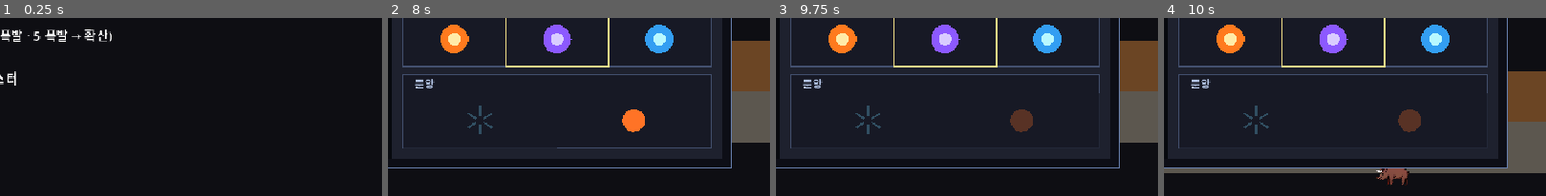
Above: before the commit, frames 1-4 (left to right).
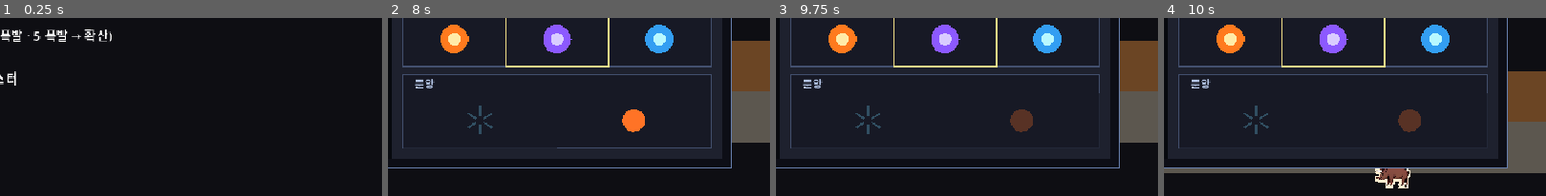
Above: after the commit, the same moments.

Repository: djgnfj-svg/tockbon
Game: Godot game, scene res://src/stage/stage.tscn
The game is run twice, just before and just after one commit, with the same random seed, the same clock (stepped at 60 frames per second) and the same inputs.
Inputs (mouse positions are % of the whole screen's width and height, from its top left):
- Up to frame 1 (0.25 s): no input
- Up to frame 2 (8 s): tap Enter at 0.5, 2, 3.5 s; move the mouse to (72, 53) at 0.52 s; hold D (move_right) 0.53-1.25 s; hold Tab (toggle_assembly) 0.53-1.25 s; click (72, 53) at 0.67 s; tap Space (jump) at 0.77, 1.25, 2.75, 3.77, 5, 6.77 s; drag from (50, 43) to (45, 83) at 1.27 s; move the mouse to (60, 33) at 2.02 s; hold D (move_right) 2.03-2.75 s; hold Ctrl 2.03-2.75 s; drag from (45, 83) to (20, 41) at 2.77 s; move the mouse to (80, 77) at 3.52 s; hold A (move_left) 3.53-4.25 s; tap Alt at 3.6 s; drag from (20, 41) to (35, 29) at 4.27 s; move the mouse to (55, 59) at 5.02 s; hold A (move_left) 5.03-5.75 s; tap Keypad Enter at 5.1 s; click (55, 59) at 5.17 s; drag from (35, 29) to (30, 65) at 5.77 s; move the mouse to (72, 53) at 6.52 s; hold D (move_right) 6.53-7.25 s; tap 2 at 6.6 s; drag from (30, 65) to (45, 83) at 7.27 s
- Up to frame 3 (9.75 s): move the mouse to (60, 33) at 8.02 s; hold A (move_left) 8.03-8.75 s; tap 4 at 8.1 s; drag from (45, 83) to (20, 41) at 8.77 s; move the mouse to (80, 77) at 9.52 s; hold D (move_right) from 9.53 s (still down); tap M at 9.6 s; click (80, 77) at 9.67 s
- Up to frame 4 (10 s): keep holding D (move_right); tap Space (jump) at 9.77 s
The pictures show only the part of the screen within x 50-100%, y 42-92%; the shares and areas given below are measured in that part.

Frames 1-3 are identical in both runs. In frame 4, 0.3% of the frame differs, in the area x 55-65%, y 84-96%.

Commit message:
view: 외곽선을 두르고, 쓰러진 것을 화면에 말하고, 두 물 색을 벌린다
사용자가 화면 판정에서 나온 셋을 정했다.

**① 외곽선** — 돼지를 검은 하늘에 세우면 **다리와 아랫배가 녹았다**(뒷다리 아래는 거의 사라졌다).
🔴 **번쩍 셰이더를 재사용한다** — 둘 다 「실루엣을 단색으로」라 같은 일이다.
파일 이름을 `monster_flash` → `monster_silhouette` 로 바꿨다.
⚠ **밝은 색이다. 픽셀아트 관례(어두운 외곽선)와 반대이고 알고 뒤집었다** —
지금 문제가 「어두운 픽셀이 검은 배경에 붙는다」라 어두운 테두리는 아무것도 안 고친다.
🔴 **`modulate` 곱셈으로는 원리적으로 못 한다**(곱하면 어두워질 뿐 밝아지지 않는다) —
그래서 셰이더가 필요했고, 사용자가 그 축을 골랐다.

**② 쓰러짐 표시** — HUD 에 이미 같은 뜻의 줄이 있는데도 **검증자가 세 번 발이 묶였다.**
🔴 이유 둘: 연출을 보려면 HUD 를 꺼야 하고(디버그 글자가 몬스터를 덮는다), **시선이 캐릭터에 있다.**
⇒ 글자를 캐릭터 머리 위로 옮겼다. ⚠ 지팡이가 사라지는 것도 신호이지만
**「없어진 것」은 못 알아챈다** — 발사가 통째로 버려지는데 화면 변화가 없으면 입력 문제로 읽는다.

**③ 물 색** — 두 색의 명도 차를 **양쪽에서** 벌렸다(깊음 `0x2C5F8A` → `0x1B3E5E`,
얕음 `0.42,0.68,0.85` → `0.62,0.86,1.0`).
⚠ 취향이 아니다 — **`WATER_WET` 이 색과 방화를 둘 다 정하므로** 두 색이 가까우면
「왜 이 물은 불을 못 끄나」가 화면에서 안 읽힌다. 실제로 「물속에서 불이 탄다」로 보였다.

🔴🔴 **그 과정에서 그물의 약한 자리를 하나 잡았다: 자식 인덱스로 레이어를 찾고 있었다.**
외곽선 레이어를 앞에 넣자 **조용히 엉뚱한 노드를 재기 시작했다** — 순서는 그리기 계약이지
이름표가 아니다. ⇒ 레이어에 이름을 주고 그물이 이름으로 찾는다.
그리고 `show_behind_parent`(꺼지면 외곽선이 실루엣을 통째로 덮는다)를 값으로 못 박았다 — 뒤집어 확인했다.

⚠ 붓 아틀라스 png 도 물 색을 들고 있어 `build_terrain_atlas.gd` 로 다시 구웠다.
**`net_tables` 가 그 갈라짐을 잡았다** — 그 검사가 정확히 일했다.

그물 2,437개. 🔴 **셋 다 아직 화면에서 안 봤다.**

Co-Authored-By: Claude Opus 5 (1M context) <noreply@anthropic.com>

Diff:
--- a/src/sim/cell_materials.gd
+++ b/src/sim/cell_materials.gd
@@ -70,10 +70,17 @@
 	# 🔴🔴 **두 값이 규칙을 파생시킨다. 따로 막는 코드를 쓰지 마라.**
 	#  · `BEHAVIOR_NONE` ⇒ `is_solid()` 가 거짓 ⇒ **캐릭터도 탄도 물을 통과한다**
 	#  · `fuel: 0`       ⇒ 「물엔 불이 안 붙는다」. `_ignite_cell` 이 연료 0에서 이미 멈춘다
-	# ⚠ 색은 **아직 아무도 안 봤다** — 배경 0x0E0E13 · 돌 0x5C574F · 나무 0x6B4524 와 색축이
-	#  안 겹치는 중간 파랑으로 자리만 채웠다. 🔴 판정 6에서 사용자가 고칠 값이고,
-	#  고쳤으면 기획 문서(`water-and-chunk-sleep.md` 「정한 것」)의 표도 같이 고쳐라.
-	WATER: {"name": &"물", "behavior": BEHAVIOR_NONE, "fuel": 0, "rgb": 0x2C5F8A},
+	# 🔴🔴 **0x2C5F8A → 0x1B3E5E (2026-08-08, 사용자가 정했다). 어둡게 내렸다.**
+	#  ⚠ **취향이 아니라 규칙을 읽히게 하려는 것이다** — `sim_tuning.WATER_WET` 이
+	#   **색과 방화를 둘 다 정하므로** 얕은 물은 불을 못 끈다. 두 색이 가까우면
+	#   **「왜 이 물은 불을 못 끄나」가 화면에서 안 읽힌다.**
+	#  🔴 실제로 그 증상이 났다: verify-look 이 「깊은 쪽이 **꽤 밝고 채도가 높아** 4px 두께에서는
+	#   같은 파랑의 음영 차이로 읽힌다」고 봤고, 파란 선 아래로 불이 달리는 것이
+	#   **「물속에서 불이 탄다」**로 보였다(`water-and-chunk-sleep` 「결과 (6)」).
+	#  ⇒ **얕은 쪽(`fx_tuning.WATER_SHALLOW`)은 밝게, 이쪽은 어둡게** — 양쪽에서 벌렸다.
+	# ⚠ **색상은 그대로다**(파랑 계열). 색상까지 벌리면 두 깊이가 **다른 재료 둘**로 보인다.
+	# 🔴 **아직 화면에서 안 봤다.** 이 값이 충분한지가 다음에 볼 자리다.
+	WATER: {"name": &"물", "behavior": BEHAVIOR_NONE, "fuel": 0, "rgb": 0x1B3E5E},
 }
 
 ## 정의가 없는 슬롯의 색. 🔴 **일부러 마젠타다** — 재료를 늘렸는데 팔레트가 안 따라오면
--- a/src/view/character_view.gd
+++ b/src/view/character_view.gd
@@ -179,6 +179,7 @@
 	#  **못 쏘는 상태**라 그리면 「쏠 수 있어 보인다」가 된다.
 	#  ⚠ 불 테두리도 같이 빠진다 — 사각형 시절부터 그랬고 이번에 안 바꿨다.
 	if _ch.downed:
+		_draw_downed_tag()
 		return
 
 	# 🔴 **테두리라 무적 흐림과 겹쳐도 둘 다 보인다.** 불은 무적에 안 걸려서 그 겹침이 정상이다.
@@ -228,6 +229,29 @@
 ## ⚠ **세로는 시트에서 읽는다**(`get_height()`). 상수로 박으면 「png 높이 · 상수」가 두 곳이 되고,
 ##  갈라지면 지팡이가 세로로 늘어나는데 에러가 안 난다.
 ## 🔴 **가로 기준은 `Staff.LEN_PX` 하나다** — `fx_tuning` 에 폭 상수를 또 두지 않는 이유가 그것이다.
+## 🔴🔴 **쓰러졌다는 것을 캐릭터 위에 직접 띄운다** (2026-08-08, 사용자가 정했다).
+##
+## ⚠ **왜 HUD 로 부족한가**: HUD 에 이미 「쓰러짐 — R로 다시」가 있는데도
+##  **검증하던 에이전트가 세 번 발이 묶였다.** 이유 둘:
+##  🔴 **HUD 디버그 글자가 몬스터를 덮어서 연출을 보려면 HUD 를 꺼야 한다** ⇒ 그러면 이 글자도 없다
+##  🔴 **시선이 캐릭터에 있다.** 화면 구석의 한 줄은 「클릭이 씹혔다」를 의심하는 사람에게 안 닿는다
+##
+## ⚠ **지팡이가 사라지는 것도 신호이긴 하다**(위 상자) — 하지만 **「없어진 것」은 못 알아챈다.**
+##  발사가 통째로 버려지는데(`_drain_queue`) 화면에 아무 변화가 없으면 **입력 문제로 읽는다.**
+##
+## 🔴 **가운데 정렬은 `monster_view._draw_dmg_number` 와 같은 어법**이다 — 폭을 재서 절반 민다.
+##  ⚠ 폰트가 없으면 안 그린다(`null` 을 넘기면 매 프레임 짖어 그물이 빨개진다).
+func _draw_downed_tag() -> void:
+	var font: Font = ThemeDB.fallback_font
+	if font == null:
+		return
+	var text := Fx.CHAR_DOWNED_TEXT
+	var w := font.get_string_size(text, HORIZONTAL_ALIGNMENT_LEFT, -1, Fx.CHAR_DOWNED_SIZE).x
+	draw_string(font,
+		Vector2(_ch.x + Character.W_PX * 0.5 - w * 0.5, float(_ch.y) - Fx.CHAR_DOWNED_LIFT_PX),
+		text, HORIZONTAL_ALIGNMENT_LEFT, -1, Fx.CHAR_DOWNED_SIZE, Fx.CHAR_DOWNED_COLOR)
+
+
 func _draw_staff(pivot: Vector2, dir: Vector2, len_px: float) -> void:
 	var sheet_h := float(_staff_tex.get_height())
 	var ring := Fx.STAFF_RING_W_PX
--- a/src/view/fx_tuning.gd
+++ b/src/view/fx_tuning.gd
@@ -154,7 +154,35 @@
 ##   세기는 몬스터마다 다르고, uniform 은 노드 단위라 **다른 세기를 원리적으로 못 담는다.**
 const MONSTER_FLASH_COLOR := Color(1.0, 1.0, 1.0, 0.85)
 const MONSTER_FLASH_FRAMES := 6
-const MONSTER_FLASH_SHADER := "res://src/view/monster_flash.gdshader"
+## 🔴 **번쩍과 외곽선이 같은 셰이더를 쓴다** — 둘 다 「실루엣을 단색으로」다(그 파일 머리).
+const MONSTER_FLASH_SHADER := "res://src/view/monster_silhouette.gdshader"
+
+## 🔴🔴 **외곽선 — 2026-08-08, 사용자가 정했다.**
+##
+## ⚠ **왜**: verify-look 이 돼지를 **검은 하늘 배경**에 세우니 **다리와 아랫배가 녹았다.**
+##  네 다리의 어두운 적갈색이 배경과 명도가 너무 가까워 **개별 다리가 안 보이고 뭉갠 얼룩**이 됐고,
+##  뒷다리 아래쪽은 거의 사라졌다. 알아보이는 것은 **흰 엄니**뿐이었다.
+##  🔴 **지형을 등지면 안 보인다** — 그래서 그전 판정에서 두 번 못 봤다.
+##
+## 🔴 **png 에 굽지 않고 런타임에 두른다** — 사용자가 그 축을 골랐다. **모든 몬스터에 한 번에
+##  걸리고 에셋을 다시 안 뽑는다.** ⚠ 몬스터를 늘릴 때 공정을 기억할 필요가 없다는 것이 값어치다.
+##
+## 🔴🔴 **밝은 색이다. 픽셀아트 관례(어두운 외곽선)와 반대이고, 알고 뒤집었다.**
+##  지금 문제가 **「어두운 픽셀이 검은 배경에 붙는다」**라서 어두운 테두리는 아무것도 안 고친다.
+##  ⚠ **배경이 들어오면 다시 볼 자리다**(`docs/design/배경.md`) — 지금 「검은 하늘」은
+##   배경이 아니라 **빈칸 재료의 색**이고, 거기 그림이 깔리면 대비의 방향이 달라진다.
+const MONSTER_OUTLINE_COLOR := Color(1.0, 0.93, 0.82, 0.9)
+
+## 외곽선 두께(px). ⚠ 1이면 4배 확대에서만 보이고 1배에서는 거의 없다 — 화면 배율이 1이다.
+const MONSTER_OUTLINE_PX := 2.0
+
+## 🔴 **여덟 방향이다. 넷이면 대각 가장자리에서 끊긴다** — 돼지 다리처럼 비스듬한 실루엣이
+##  정확히 그 자리다. ⚠ 몬스터 하나에 `draw_texture_rect` 가 8회 더 든다(20마리면 160회).
+##  **아무도 안 쟀다.** 판정 14(비용)를 다시 잴 때 같이 봐라.
+const MONSTER_OUTLINE_DIRS: Array[Vector2] = [
+	Vector2(1, 0), Vector2(-1, 0), Vector2(0, 1), Vector2(0, -1),
+	Vector2(1, 1), Vector2(1, -1), Vector2(-1, 1), Vector2(-1, -1),
+]
 
 ## 🔴 피해 숫자 — 맞은 자리 위로 떠오르며 사라진다. 값은 `monster_view`가 hp 변화량에서
 ##  그대로 읽는다(여기 값은 색·크기·움직임뿐 — 숫자 자체를 여기서 만들지 않는다).
@@ -286,6 +314,22 @@
 ##   무적이 끝났는데 깜빡이거나 그 반대가 난다.
 ## ⚠ **0이 아니다.** 완전히 지우면 「사라졌다 = 죽었나」로 읽힌다 — 흐려지는 것이 「무적」이다.
 const INVULN_DIM_A := 0.35
+
+## 🔴🔴 **쓰러졌을 때 캐릭터 위에 뜨는 글자** (2026-08-08, 사용자가 정했다).
+##
+## ⚠ **HUD 에 이미 같은 뜻의 줄이 있는데도 검증자가 세 번 발이 묶였다** —
+##  돼지가 붙어 `downed` 가 되면 `_drain_queue` 가 **발사를 통째로 버리는데**
+##  화면에 아무 변화가 없어 **「클릭이 씹혔다」로 읽힌다.**
+## 🔴 **HUD 로 부족한 이유 둘**: 연출을 보려면 HUD 를 꺼야 하고(디버그 글자가 몬스터를 덮는다),
+##  **시선이 캐릭터에 있다.** ⇒ **글자를 캐릭터 머리 위로 옮겼다.**
+##
+## ⚠ **「R」을 꼭 적는다** — 혼자라 일으켜 줄 사람이 없어 **리셋이 유일한 길**이다.
+##  안 적으면 「게임이 멈췄다」로 읽힌다(`stage._update_hud` 가 같은 이유를 든다).
+const CHAR_DOWNED_TEXT := "쓰러짐 — R"
+const CHAR_DOWNED_COLOR := Color(1.0, 0.35, 0.30, 1.0)
+const CHAR_DOWNED_SIZE := 14
+## 머리 위로 이만큼. ⚠ 0이면 글자가 몸과 겹쳐 둘 다 안 읽힌다.
+const CHAR_DOWNED_LIFT_PX := 10.0
 
 ## 🔴 불붙은 캐릭터. **테두리다** — 몸통 색을 물들이면 위 무적 흐림과 같은 축(몸통 밝기)을 써서
 ##  둘이 겹칠 때 서로를 지운다. ⚠ 그 겹침이 예외가 아니다: **불은 무적에 안 걸리므로**
@@ -713,8 +757,19 @@
 ##  원인 첫째가 **「면 안에 변화가 0」**이었다 — 수면 한 줄도 안쪽과 같은 색이라 한 덩어리로 보인다.
 ##  ⇒ 얕은 칸만 밝아지면 그 덩어리가 깨진다.
 ##  ⚠ **다만 그게 늘 수면 한 줄이 되지는 않는다** — 조건은 `sim_tuning.WATER_WET` 주석에 있다.
-## ⚠ **아직 아무도 안 봤다.** 판정 6에서 사용자가 정한다.
-const WATER_SHALLOW := Color(0.42, 0.68, 0.85, 1.0)
+##
+## 🔴🔴 **밝기를 올렸다 (2026-08-08, 사용자가 정했다). 취향이 아니라 규칙을 읽히게 하려는 것이다.**
+##
+## ⚠ **verify-look 이 화면에서 봤다**: 두 색이 갈리긴 하는데 **명도 차가 작아 4px 두께에서는
+##  「같은 파랑의 음영 차이」로 읽힌다.** 그런데 이 게임에서 그 차이는 **규칙**이다 —
+##  **`WATER_WET` 이 색과 방화를 둘 다 정하므로**(`sim_tuning.WATER_WET`) 얕은 물은 불을 못 끈다.
+## 🔴 **그래서 두 색이 가까우면 「왜 이 물은 불을 못 끄나」가 화면에서 안 읽힌다.**
+##  실제로 그 증상이 났다: 파란 선 아래로 불이 달리는 것이 **「물속에서 불이 탄다」로 보였다**
+##  (`water-and-chunk-sleep` 「결과 (6)」).
+##
+## ⚠ **색상은 그대로 두고 밝기와 채도만 올렸다** — 색상까지 벌리면 위 「다른 재료 둘」에 걸린다.
+##  🔴 **아직 화면에서 안 봤다.** 이 값이 충분한지가 다음에 볼 자리다.
+const WATER_SHALLOW := Color(0.62, 0.86, 1.0, 1.0)
 
 # ─── 룬 ───────────────────────────────────────────────────────────
 ## 🔴 **여기가 룬의 화면 쪽 몫이다** — 규칙은 문양이 정한다.
--- a/src/view/monster_flash.gdshader
+++ b/src/view/monster_silhouette.gdshader
@@ -1,6 +1,14 @@
 shader_type canvas_item;
 
-// 🔴🔴 **맞으면 번쩍 — 몸 그림의 알파만 남기고 흰색으로 채운다.**
+// 🔴🔴 **몸 그림의 알파만 남기고 단색으로 채운다. 쓰는 곳이 둘이다.**
+//
+//      번쩍   맞은 몬스터를 흰 실루엣으로       세기 = modulate 알파
+//      외곽선 몸을 8방향으로 밀어 깔아 테두리   세기 = 1
+//
+// 🔴 **둘이 같은 셰이더인 것이 우연이 아니다** — 「실루엣을 단색으로」가 정확히 같은 일이다.
+//  ⚠ 원래 이름이 `monster_flash` 였고 2026-08-08에 외곽선이 붙으며 바꿨다. **파일 하나로 둔 이유**:
+//   나누면 「알파만 남긴다」가 두 곳이 되고, 한쪽만 고치는 날 번쩍과 외곽선의 모양이 갈라진다.
+//  🔴 **색이 노드 단위 uniform 이므로 둘은 서로 다른 노드에 걸린다**(`monster_view` 의 레이어 상자).
 //
 // ⚠ **원래 이것이 `draw_rect` 였고 화면에서 실패했다**(2026-08-07, 판정 13):
 //  흰 사각형이 스프라이트를 **통째로 덮어** 「도형이 깜빡인다」로 보였다.
@@ -19,8 +27,8 @@
 // 🔴🔴 **색은 uniform, 세기는 정점 색 — 둘을 가른 것이 이 파일의 설계다.**
 //  ⚠ 색은 **모든 몬스터가 같으므로** 노드 단위 uniform 이 안전하다.
 //   세기는 **몬스터마다 다르므로** uniform 으로 두면 마지막 값 하나만 남아 원리적으로 깨진다.
-//  🔴 `monster_view` 가 `fx_tuning.MONSTER_FLASH_COLOR` 의 rgb 를 여기 넣는다 —
-//   **거짓 손잡이가 아니다**(CLAUDE.md). 이 값을 바꾸면 번쩍 색이 실제로 바뀐다.
+//  🔴 `monster_view` 가 여기에 색을 넣는다 — 번쩍 레이어에는 `MONSTER_FLASH_COLOR`,
+//   외곽선 레이어에는 `MONSTER_OUTLINE_COLOR`. **거짓 손잡이가 아니다**(CLAUDE.md).
 uniform vec4 flash_color : source_color = vec4(1.0);
 
 varying vec4 v_tint;
--- a/src/view/monster_view.gd
+++ b/src/view/monster_view.gd
@@ -30,6 +30,14 @@
 ##  **아무 일도 안 일어나고 에러도 없다**(`net_render` 의 「거짓 손잡이」 절이 그 사연이다).
 const FLASH_COLOR_PARAM := "flash_color"
 
+## 🔴🔴 **레이어 이름 — 그물이 이것으로 찾는다. 자식 인덱스로 찾지 마라.**
+##  ⚠ **실측(2026-08-08)**: 그물이 `get_child(0)` 으로 번쩍 레이어를 잡고 있었는데
+##   외곽선 레이어를 앞에 넣자 **조용히 엉뚱한 노드를 재기 시작했다.**
+##   ⇒ 순서는 그리기 계약이지 **이름표가 아니다.** 레이어가 늘 때마다 그물이 깨지면 안 된다.
+const LAYER_OUTLINE := "Outline"
+const LAYER_FLASH := "Flash"
+const LAYER_NUMBER := "Number"
+
 var _world: WorldStep = null
 
 ## id → 직전 프레임 hp. `_scan_hp_changes()`가 채우고 지운다(위 헤더).
@@ -63,6 +71,10 @@
 var _flash_layer: Node2D = null
 ## 🔴 피해 숫자는 번쩍보다도 위다 — 안 그러면 번쩍이 숫자를 덮는다(둘 다 흰 계열이라 최악이다).
 var _number_layer: Node2D = null
+## 🔴🔴 **외곽선은 몸 「아래」다 — 자식인데 `show_behind_parent` 로 뒤로 보낸다.**
+##  ⚠ 자식은 기본이 부모보다 위인데 외곽선이 몸을 덮으면 **실루엣이 통째로 크림색이 된다.**
+##  🔴 번쩍과 **같은 셰이더에 다른 색**을 건다 — 색이 노드 단위 uniform 이라 노드를 나눠야 한다.
+var _outline_layer: Node2D = null
 
 
 ## 자식 노드에 그리기를 위임하는 껍데기. 🔴 **자식마다 스크립트 파일을 만들지 않으려는 것**이다 —
@@ -95,23 +107,35 @@
 ##   그때 `_ready` 가 안 돌아 레이어가 **null 인 채로 산다.** ⇒ **그리는 쪽이 null 을 견뎌야 한다.**
 ##  🔴 씬 파일에 박으면 그 두 세계가 갈라지고, 갈라진 증상은 **화면에만** 나온다.
 func _ready() -> void:
-	_flash_layer = _make_layer(_draw_flashes)
 	var sh := load(Fx.MONSTER_FLASH_SHADER) as Shader
-	if sh != null:
-		var mat := ShaderMaterial.new()
-		mat.shader = sh
-		# 🔴 **색은 여기서 한 번 주입한다** — 모든 몬스터가 같으므로 노드 단위로 안전하다.
-		#  ⚠ 세기는 여기 못 넣는다(몬스터마다 다르다) — `_draw_flashes` 가 modulate 로 넘긴다.
-		mat.set_shader_parameter(FLASH_COLOR_PARAM, Fx.MONSTER_FLASH_COLOR)
-		_flash_layer.material = mat
-	# ⚠ **셰이더가 없으면 머티리얼 없이 간다** — 그러면 번쩍이 옛 모양(흰 사각형)이 된다.
-	#  🔴 **짖지 않는다**: 이 파일의 규율이 「몬스터 쪽은 대체하고 짖지 않는다」다(`_load_sheets`).
-	_number_layer = _make_layer(_draw_numbers)
-
-
-func _make_layer(fn: Callable) -> Node2D:
+	# 🔴 **외곽선을 먼저 만든다** — 자식 순서가 곧 그리기 순서이고, 이것만 `show_behind_parent` 다.
+	_outline_layer = _make_layer(_draw_outlines, LAYER_OUTLINE)
+	_outline_layer.show_behind_parent = true
+	_paint(_outline_layer, sh, Fx.MONSTER_OUTLINE_COLOR)
+	_flash_layer = _make_layer(_draw_flashes, LAYER_FLASH)
+	_paint(_flash_layer, sh, Fx.MONSTER_FLASH_COLOR)
+	# ⚠ **셰이더가 없으면 머티리얼 없이 간다** — 그러면 번쩍이 옛 모양(흰 사각형)이 되고
+	#  외곽선은 **몸 그림 그대로가 여덟 번 깔려** 뭉개진다. 🔴 **그래도 짖지 않는다**:
+	#  이 파일의 규율이 「몬스터 쪽은 대체하고 짖지 않는다」다(`_load_sheets`).
+	_number_layer = _make_layer(_draw_numbers, LAYER_NUMBER)
+
+
+## 레이어에 실루엣 셰이더를 걸고 색을 넣는다.
+## 🔴 **색은 노드 단위 uniform 이라 여기서 한 번 넣으면 된다** — 모든 몬스터가 같은 색이다.
+##  ⚠ **세기는 못 넣는다**(몬스터마다 다르다) — 그리는 쪽이 modulate 알파로 넘긴다.
+func _paint(layer: Node2D, sh: Shader, color: Color) -> void:
+	if sh == null:
+		return
+	var mat := ShaderMaterial.new()
+	mat.shader = sh
+	mat.set_shader_parameter(FLASH_COLOR_PARAM, color)
+	layer.material = mat
+
+
+func _make_layer(fn: Callable, nm: String) -> Node2D:
 	var n := _Layer.new()
 	n.fn = fn
+	n.name = nm   # 🔴 그물이 이 이름으로 찾는다(위 상자) — 인덱스는 레이어가 늘면 어긋난다
 	add_child(n)
 	return n
 
@@ -126,10 +150,9 @@
 	queue_redraw()
 	# 🔴 자식은 부모의 `queue_redraw()` 를 **안 받는다.** 안 부르면 번쩍·숫자가 첫 프레임에서
 	#  얼어붙고, 증상은 「맞아도 안 번쩍인다」 하나뿐이다.
-	if _flash_layer != null:
-		_flash_layer.queue_redraw()
-	if _number_layer != null:
-		_number_layer.queue_redraw()
+	for layer: Node2D in [_outline_layer, _flash_layer, _number_layer]:
+		if layer != null:
+			layer.queue_redraw()
 
 
 ## 한 프레임분 갱신 — hp 변화를 읽어 번쩍·피해 숫자를 만들고, 살아 있는 연출들의 나이를 먹인다.
@@ -304,6 +327,8 @@
 		_draw_flashes(self)
 	if _number_layer == null:
 		_draw_numbers(self)
+	# ⚠ 외곽선은 여기서 안 그린다 — 레이어가 없으면 **몸 위에** 깔려 실루엣을 통째로 덮는다.
+	#  🔴 그물이 씬 없이 세우는 경우라 화면이 없고, 「없는 편이 틀린 것보다 낫다」.
 
 
 ## 🔴 번쩍 레이어가 부른다(`_flash_layer`). **이 노드 좌표계와 같다** — 자식이 부모 변환을 잇는다.
@@ -334,6 +359,41 @@
 			canvas.draw_rect(r, Color(c.r, c.g, c.b, a))
 			continue
 		_draw_flipped(canvas, tex, r, m.facing < 0, Color(1.0, 1.0, 1.0, a))
+
+
+## 🔴🔴 **외곽선 — 몸 그림을 여덟 방향으로 밀어 깔고, 그 위에 몸이 덮는다.**
+##
+## ⚠ **왜 있나**: verify-look 이 돼지를 **검은 하늘**에 세우니 **다리와 아랫배가 녹았다**
+##  (2026-08-08. `fx_tuning.MONSTER_OUTLINE_COLOR` 상자가 그 사연을 든다).
+##
+## 🔴 **셰이더가 단색으로 칠하므로 밀어 깐 여덟 장이 그대로 테두리가 된다** — 알파만 남고
+##  색은 uniform 이라, 몸 그림의 어두운 픽셀이 그대로 어둡게 깔리는 일이 없다.
+##  ⚠ **`modulate` 곱셈으로는 이걸 못 한다** — 곱하면 원본이 어두워질 뿐 **밝아지지 않는다.**
+##   그래서 이 연출은 **셰이더 없이는 원리적으로 안 된다**(사용자가 그 축을 골랐다).
+##
+## 🔴 **시체에도 두른다** — 시체가 배경에 녹으면 「죽은 자리」가 안 보인다. 산 몸과 같은 문제다.
+func _draw_outlines(canvas: CanvasItem) -> void:
+	if _world == null:
+		return
+	for c: Dictionary in _corpses:
+		var age: int = c["age"]
+		var alpha := 1.0 - float(age) / float(Fx.MONSTER_CORPSE_LIFE_FRAMES)
+		# ⚠ 시체는 페이드하므로 외곽선도 같이 옅어져야 한다 — 안 그러면 몸이 사라진 뒤
+		#  **크림색 윤곽만 남아 떠 있다.**
+		_outline_one(canvas, c["kind"], c["x"], c["y"], false, alpha)
+	for i in _world.monster_count():
+		var m: Monster = _world.monster_at(i)
+		_outline_one(canvas, m.kind, m.x, m.y, m.facing < 0, 1.0)
+
+
+func _outline_one(canvas: CanvasItem, kind: int, x: int, y: int, flip: bool, alpha: float) -> void:
+	var tex: Texture2D = _sheets.get(kind)
+	if tex == null:
+		return   # 폴백은 단색 사각형이라 외곽선이 뜻을 안 갖는다
+	var r := box_rect(kind, x, y)
+	var col := Color(1.0, 1.0, 1.0, alpha)
+	for d: Vector2 in Fx.MONSTER_OUTLINE_DIRS:
+		_draw_flipped(canvas, tex, Rect2(r.position + d * Fx.MONSTER_OUTLINE_PX, r.size), flip, col)
 
 
 ## ⚠ **`canvas` 를 반드시 아래로 넘긴다** — 위 `_draw_flashes` 상자가 그 사연을 든다.
--- a/tests/nets/net_monster.gd
+++ b/tests/nets/net_monster.gd
@@ -1380,10 +1380,17 @@
 	#   ⚠ 실제 트리에서 도는 것은 헤드리스로 따로 확인했다(2026-08-07, 무대 씬 · 자식 둘 · 셰이더 부착).
 	view._ready()
 
-	t.ok(view.get_child_count() >= 2,
-		"`_ready()` 가 레이어를 세웠다 (자식 %d개 — 번쩍 + 숫자)" % view.get_child_count())
-
-	var flash: CanvasItem = view.get_child(0)
+	t.ok(view.get_child_count() >= 3,
+		"`_ready()` 가 레이어를 세웠다 (자식 %d개 — 외곽선 + 번쩍 + 숫자)" % view.get_child_count())
+
+	# 🔴🔴 **이름으로 찾는다. 인덱스로 찾지 마라.**
+	#  ⚠ **실측(2026-08-08)**: 여기가 `get_child(0)` 이었고, 외곽선 레이어를 앞에 넣자
+	#   **조용히 엉뚱한 노드를 재기 시작했다.** 순서는 그리기 계약이지 이름표가 아니다.
+	var flash: CanvasItem = view.get_node_or_null(MonsterView.LAYER_FLASH)
+	t.ok(flash != null, "번쩍 레이어를 이름(`%s`)으로 찾는다" % MonsterView.LAYER_FLASH)
+	if flash == null:
+		view.free()
+		return
 	t.ok(flash.material != null, "번쩍 레이어에 머티리얼이 붙었다")
 	if flash.material != null:
 		var mat := flash.material as ShaderMaterial
@@ -1409,8 +1416,30 @@
 				"그 자리에 `MONSTER_FLASH_COLOR` 가 들어가 있다 (거짓 손잡이가 아니다)")
 
 	# 🔴 숫자 레이어는 셰이더가 **없어야** 한다 — 있으면 피해 숫자가 흰 실루엣이 된다.
-	t.ok((view.get_child(1) as CanvasItem).material == null,
+	var num: CanvasItem = view.get_node_or_null(MonsterView.LAYER_NUMBER)
+	t.ok(num != null, "숫자 레이어를 이름(`%s`)으로 찾는다" % MonsterView.LAYER_NUMBER)
+	t.ok(num != null and num.material == null,
 		"숫자 레이어에는 머티리얼이 없다 (번쩍 셰이더가 숫자에 새지 않는다)")
+
+	# 🔴🔴 **외곽선 레이어 — 번쩍과 같은 셰이더에 다른 색, 그리고 몸 「아래」다.**
+	#  ⚠ `show_behind_parent` 가 꺼지면 **외곽선이 몸을 덮어 실루엣이 통째로 크림색이 된다.**
+	#   그건 화면에서만 보이므로 여기서 값으로 못 박는다.
+	var out: Node2D = view.get_node_or_null(MonsterView.LAYER_OUTLINE)
+	t.ok(out != null, "외곽선 레이어를 이름(`%s`)으로 찾는다" % MonsterView.LAYER_OUTLINE)
+	if out != null:
+		t.ok(out.show_behind_parent,
+			"외곽선이 몸 **아래**에 그려진다 (꺼지면 실루엣을 통째로 덮는다)")
+		var om := out.material as ShaderMaterial
+		t.ok(om != null and om.shader != null, "외곽선 레이어에도 실루엣 셰이더가 실려 있다")
+		if om != null and om.shader != null:
+			t.eq(om.shader.resource_path, Fx.MONSTER_FLASH_SHADER,
+				"번쩍과 **같은 셰이더**다 (둘 다 「실루엣을 단색으로」다)")
+			t.eq(om.get_shader_parameter(MonsterView.FLASH_COLOR_PARAM),
+				Fx.MONSTER_OUTLINE_COLOR,
+				"그런데 **색은 다르다** — 외곽선은 `MONSTER_OUTLINE_COLOR` 다")
+			# 🔴 **둘이 같은 색이면 외곽선이 번쩍과 구별이 안 된다** — 상수 둘을 나눈 이유가 죽는다.
+			t.ok(Fx.MONSTER_OUTLINE_COLOR != Fx.MONSTER_FLASH_COLOR,
+				"외곽선 색과 번쩍 색이 서로 다르다")
 
 	view.free()   # 트리 안이라도 `free()` 가 떼어 낸다. 안 지우면 RID가 샌다(위 검사들과 같은 이유).
 
Binary file changed: assets/stage/terrain_tiles.png
Renamed: src/view/monster_flash.gdshader.uid -> src/view/monster_silhouette.gdshader.uid
